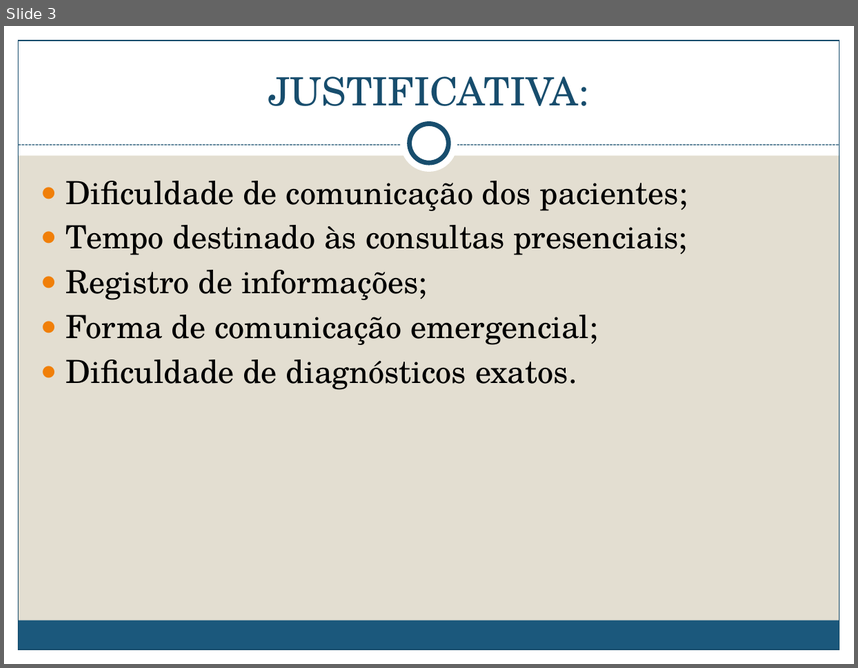
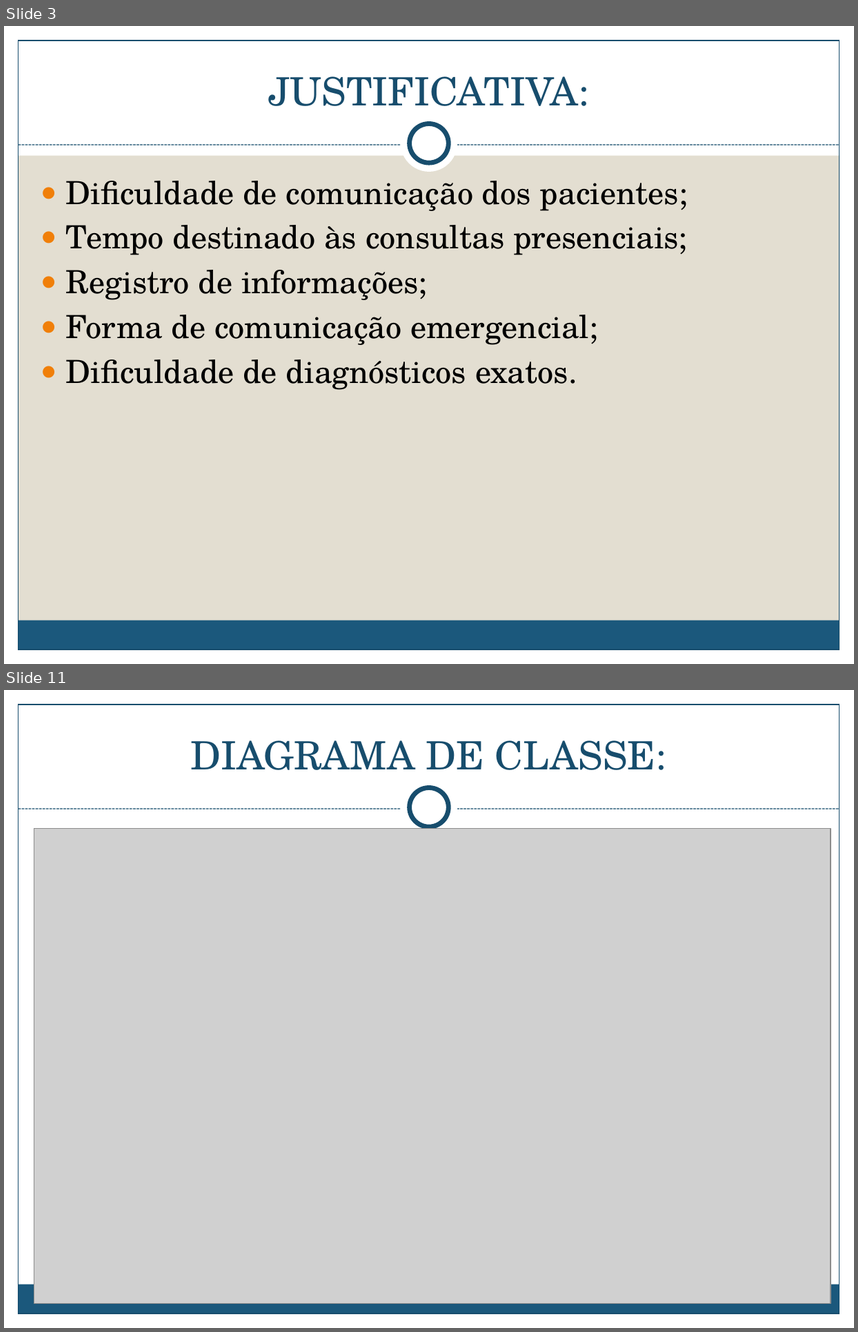
Before and after one commit to jhenitmj/PSIQ, a slide deck: DocumentoPSIQ/PSIQ.pptx. Shown one above the other, each under a label of ours: slide 3 before the commit, slides 3 and 11 after it; the slides between them are not shown. The pictures are 858x668 and 858x1332 pixels, drawn with LibreOffice and Linux fonts; fonts in the diff are those of the drawing; grey boxes stand for pictures. Boxes give left, top, right and bottom in pixels: in the first picture for what was removed or moved away, otherwise in the second. Text is boxed around its words. In the diff, an @@ line names an element or a change of style, - is before the commit and + after.

```diff
--- a/DocumentoPSIQ/PSIQ.pptx
+++ b/DocumentoPSIQ/PSIQ.pptx
@@ slide 11 added at <box>4,690,854,1328</box>, background #FFFFFF; not listed: 8 template elements that a slide beside it also shows @@
@@ title added at <box>191,740,666,770</box>, 33 pt, text #184E6D @@
+DIAGRAMA DE CLASSE:
@@ picture added at <box>34,829,831,1304</box> @@
```
Also in this commit, not shown: 2 slides changed, 6 other slides added.
